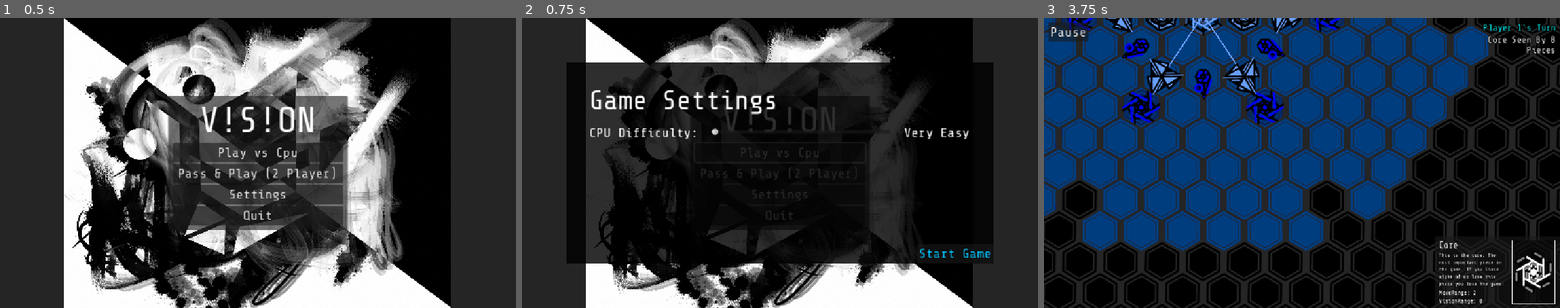
Above: before the commit, frames 1-3 (left to right).
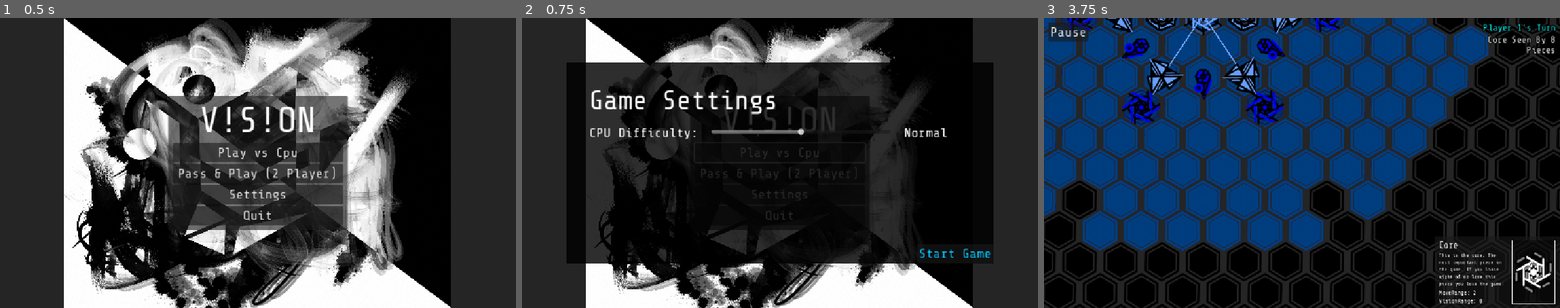
Above: after the commit, the same moments.

Repository: petesamerson/V-s-on
Game: Godot game, scene res://main_menu.tscn
Two runs of this game, one before a commit and one after it. Both use one fixed random seed, a clock stepped at 60 frames per second and the inputs below.
Inputs:
- Up to frame 1 (0.5 s): no input
- Up to frame 2 (0.75 s): click "Play vs Cpu" at 0.5 s
- Up to frame 3 (3.75 s): click "Play vs Cpu" at 1.25 s; click "Pass & Play (2 Player)" at 2 s; click "Pass & Play (2 Player)" at 2.75 s; click "Start Game" at 3.5 s

Frame 1 is identical in both runs. In frame 2, 0.4% of the frame differs, in the area x 36-87%, y 38-42%; in frame 3, nothing differs.

Commit message:
update text size + ai

Diff:
--- a/CPUPlayer.gd
+++ b/CPUPlayer.gd
@@ -25,7 +25,7 @@
 	var own_core := find_core(player_number)
 	var core_under_attack := (
 		own_core != null
-		and has_visible_attacker(own_core)
+		# and has_visible_attacker(own_core)
 		and board.is_piece_under_attack(own_core)
 	)
 
@@ -114,9 +114,12 @@
 	# if captured != null:
 	# 	score += 90.0
 	if captured != null:
-		score += 140.0
-
-		# Extra reward for removing an enemy that can currently capture an ally.
+		score += float(captured.piece_value) * 50.0
+
+		if board.can_enemy_recapture_after_move(piece, destination, captured):
+			score -= float(piece.piece_value) * 50.0
+
+		# Keep your existing bonus for capturing an enemy threatening an ally.
 		for ally_node in board.player_pieces[player_number - 1]:
 			var ally := ally_node as Piece
 			if ally == null or ally == piece:
@@ -124,6 +127,7 @@
 			if captured.cur_moves.has(ally.get_cur_pos()):
 				score += 45.0
 				break
+
 
 	# Only use the enemy core's location when it is visible to the CPU.
 	var visible_enemy_core := find_visible_core(enemy_player)
@@ -175,7 +179,8 @@
 		if not board.hasCellInVision(player_number, cell):
 			newly_seen_cells += 1
 
-	score += float(newly_seen_cells) * 0.75
+	var scouting_factor := 1.0 / (1.0 + float(piece.piece_value) * 0.15)
+	score += float(newly_seen_cells) * 0.75 * scouting_factor
 
 	# Extra reward when this move reveals a previously hidden enemy.
 	for node in board.player_pieces[enemy_player - 1]:
@@ -188,7 +193,7 @@
 			not board.hasCellInVision(player_number, enemy_cell)
 			and new_vision.has(enemy_cell)
 		):
-			score += 35.0
+			score += 35.0 * scouting_factor
 
 	for node in board.player_pieces[player_number - 1]:
 		var ally := node as Piece
@@ -239,7 +244,8 @@
 		if not board.hasCellInVision(player_number, enemy_piece.get_cur_pos()):
 			continue
 		if enemy_piece.cur_moves.has(destination):
-			score -= 18.0
+			var loss_penalty := 300.0 + float(piece.piece_value) * 60.0
+			score -= loss_penalty
 
 	# Encourage rotating through pieces when choices are close in value.
 	if recent_piece_ids.has(piece.get_instance_id()):
--- a/board.gd
+++ b/board.gd
@@ -23,6 +23,7 @@
 var current_player: int = 1
 var play_vs_cpu: bool = false
 
+var game_setup_complete := false
 
 # Called when the node enters the scene tree for the first time.
 func _ready() -> void:
@@ -131,10 +132,10 @@
 	var raw_message = "Player "+str(winner)+" WINS!"
 	if winner == 1:
 		win_label.text = raw_message
-		win_label.modulate = GameColors.PLAYER_BLUE
+		win_label.modulate = GameColors.PLAYER_BLUE_POWER
 	else:
 		win_label.text = raw_message#"[outline_size=10][outline_color=black][font_size=200][b][color=red]%s[/color][/b][/font_size]" % raw_message
-		win_label.modulate = GameColors.PLAYER_BLUE
+		win_label.modulate = GameColors.PLAYER_RED_POWER
 	win_label.visible = true
 
 func update_selection_panel(selectedPiece: Piece):
@@ -236,6 +237,7 @@
 
 	update_all_piece_vision()
 	move_camera_to_core()
+	game_setup_complete = true
 	update_core_power()
 
 func spawn_player_location(center: Vector2i, player: int):
@@ -574,6 +576,85 @@
 	return not get_guarders(target).is_empty()
 
 
+func can_enemy_recapture_after_move(
+	moving_piece: Piece,
+	destination: Vector2i,
+	captured_piece: Piece
+) -> bool:
+	if moving_piece == null or captured_piece == null:
+		return false
+
+	var moving_player := moving_piece.owned_player
+	var enemy_player := 2 if moving_player == 1 else 1
+
+	# Only use enemy locations the moving player currently knows about.
+	var visible_enemies: Array[Piece] = []
+	for node in player_pieces[enemy_player - 1]:
+		var enemy := node as Piece
+		if enemy == null or enemy == captured_piece:
+			continue
+		if hasCellInVision(moving_player, enemy.get_cur_pos()):
+			visible_enemies.append(enemy)
+
+	# Save enemy move-generation state, which regeneration will overwrite.
+	var saved_states: Array[Dictionary] = []
+	for node in player_pieces[enemy_player - 1]:
+		var enemy := node as Piece
+		if enemy == null:
+			continue
+
+		var state: Dictionary = {
+			"piece": enemy,
+			"moves": enemy.cur_moves.duplicate()
+		}
+
+		if enemy is TowerRotatePiece:
+			var tower := enemy as TowerRotatePiece
+			state["direction"] = tower.cur_direction
+			state["rotate_moves"] = tower.cur_possible_rotate_moves.duplicate()
+			state["cur_rotate"] = tower.cur_rotate.duplicate()
+			state["rotate_map"] = tower.rotate_map.duplicate(true)
+
+		saved_states.append(state)
+
+	var original_position := moving_piece.position
+	var original_player := current_player
+	var captured_index : int = player_pieces[enemy_player - 1].find(captured_piece)
+
+	# Simulate the capture without calling move_piece() or changing visuals.
+	if captured_index >= 0:
+		player_pieces[enemy_player - 1].remove_at(captured_index)
+
+	moving_piece.position = map_to_local(destination)
+	current_player = enemy_player
+	regenerate_all_piece_moves(enemy_player, true)
+
+	var can_recapture := false
+	for enemy in visible_enemies:
+		if enemy.cur_moves.has(destination):
+			can_recapture = true
+			break
+
+	# Restore the board and move lists before returning.
+	current_player = original_player
+	moving_piece.position = original_position
+
+	if captured_index >= 0:
+		player_pieces[enemy_player - 1].insert(captured_index, captured_piece)
+
+	for state in saved_states:
+		var enemy := state["piece"] as Piece
+		enemy.cur_moves = state["moves"]
+
+		if enemy is TowerRotatePiece:
+			var tower := enemy as TowerRotatePiece
+			tower.cur_direction = state["direction"]
+			tower.cur_possible_rotate_moves = state["rotate_moves"]
+			tower.cur_rotate = state["cur_rotate"]
+			tower.rotate_map = state["rotate_map"]
+
+	return can_recapture
+
 var displayed_warning_text = false
 
 func update_core_power():
@@ -584,6 +665,8 @@
 
 	if current_core == null:
 		return
+
+	update_all_core_power_counts()
 
 	#Pieces that can see Core
 	var see_count = 0
@@ -612,11 +695,96 @@
 	update_core_text(see_count)
 	current_core.power_count = see_count
 
-	if(see_count == 0):
-		display_winner(determine_winner())
+	update_visible_enemy_core_highlights()
+
+	if(game_setup_complete):
+		var winner := determine_winner()
+		if winner != 0:
+			display_winner(winner)
+			return
+
+	# if(see_count == 0):
+	# 	display_winner(determine_winner())
 
 	if(is_piece_under_attack(current_core) and !displayed_warning_text):
 		display_core_attack()
+
+func update_all_core_power_counts() -> void:
+	for player_id in [1, 2]:
+		var core: CorePiece = null
+
+		for node in player_pieces[player_id - 1]:
+			if node is CorePiece:
+				core = node as CorePiece
+				break
+
+		if core == null:
+			continue
+
+		var support_count := 0
+		for node in player_pieces[player_id - 1]:
+			var supporter := node as Piece
+			if supporter == null or supporter == core:
+				continue
+			if supporter.cur_vision.has(core.get_cur_pos()):
+				support_count += 1
+
+		core.power_count = support_count
+
+func update_visible_enemy_core_highlights() -> void:
+	var enemy_player := 2 if current_player == 1 else 1
+	var enemy_core: CorePiece = null
+
+	for node in player_pieces[enemy_player - 1]:
+		if node is CorePiece:
+			enemy_core = node as CorePiece
+			break
+
+	if enemy_core == null:
+		return
+
+	var core_cell := enemy_core.get_cur_pos()
+
+	# Don't reveal the opponent's core or its support unless the core is visible.
+	if not hasCellInVision(current_player, core_cell):
+		return
+
+	var visible_support_count := 0
+
+	for node in player_pieces[enemy_player - 1]:
+		var supporter := node as Piece
+		if supporter == null or supporter is CorePiece:
+			continue
+
+		# Only show information about opposing pieces the current player can see.
+		if not hasCellInVision(current_player, supporter.get_cur_pos()):
+			continue
+
+		var supports_core := supporter.cur_vision.has(core_cell)
+		supporter.powered = supports_core
+		supporter.update_piece_color()
+
+		if not supports_core:
+			continue
+
+		var line := Line2D.new()
+		line.points = PackedVector2Array([
+			Vector2(enemy_core.position.x, enemy_core.position.y),
+			Vector2(supporter.position.x, supporter.position.y)
+		])
+		line.width = 3.0
+		line.z_index = 1
+		line.default_color = (
+			GameColors.PLAYER_BLUE_POWER
+			if enemy_player == 1
+			else GameColors.PLAYER_RED_POWER
+		)
+		add_child(line)
+		visible_support_count += 1
+
+	# Tint the visible enemy core based only on the support the player can see.
+	enemy_core.powered = visible_support_count > 0
+	enemy_core.update_piece_color()
 
 func display_core_attack():
 	print("core under attack")
--- a/main_menu.gd
+++ b/main_menu.gd
@@ -23,12 +23,11 @@
 		OS.has_feature("web_android")
 		or OS.has_feature("web_ios")
 	)
-
 	if is_mobile_browser:
+		ThemeDB.fallback_base_scale = 2.0
 		start_panel_container.scale = Vector2(2,2)
-		# selection_panel.pivot_offset = selection_panel.size
 	else:
-		pass
+		ThemeDB.fallback_base_scale = 1.0
 
 func _on_new_game_pressed() -> void:
 	# get_tree().root.set_meta("play_vs_cpu", true)
--- a/main_menu.tscn
+++ b/main_menu.tscn
@@ -170,13 +170,14 @@
 layout_mode = 2
 min_value = 1.0
 max_value = 5.0
-value = 1.0
+value = 3.0
+tick_count = 5
 
 [node name="CurrentDiff" type="Label" parent="CpuSettingsScreen/MarginContainer/Panel/MarginContainer/VBoxContainer/HBoxContainer"]
 layout_mode = 2
 theme_override_fonts/font = ExtResource("3_jix8l")
 theme_override_font_sizes/font_size = 30
-text = "Very Easy"
+text = "Normal"
 
 [node name="StartCpuGame" type="Button" parent="CpuSettingsScreen/MarginContainer/Panel"]
 layout_mode = 1
Not shown, added: V!s!on.png.import
Not shown, changed: V!s!on.html
Not shown, changed: V!s!on.pck
